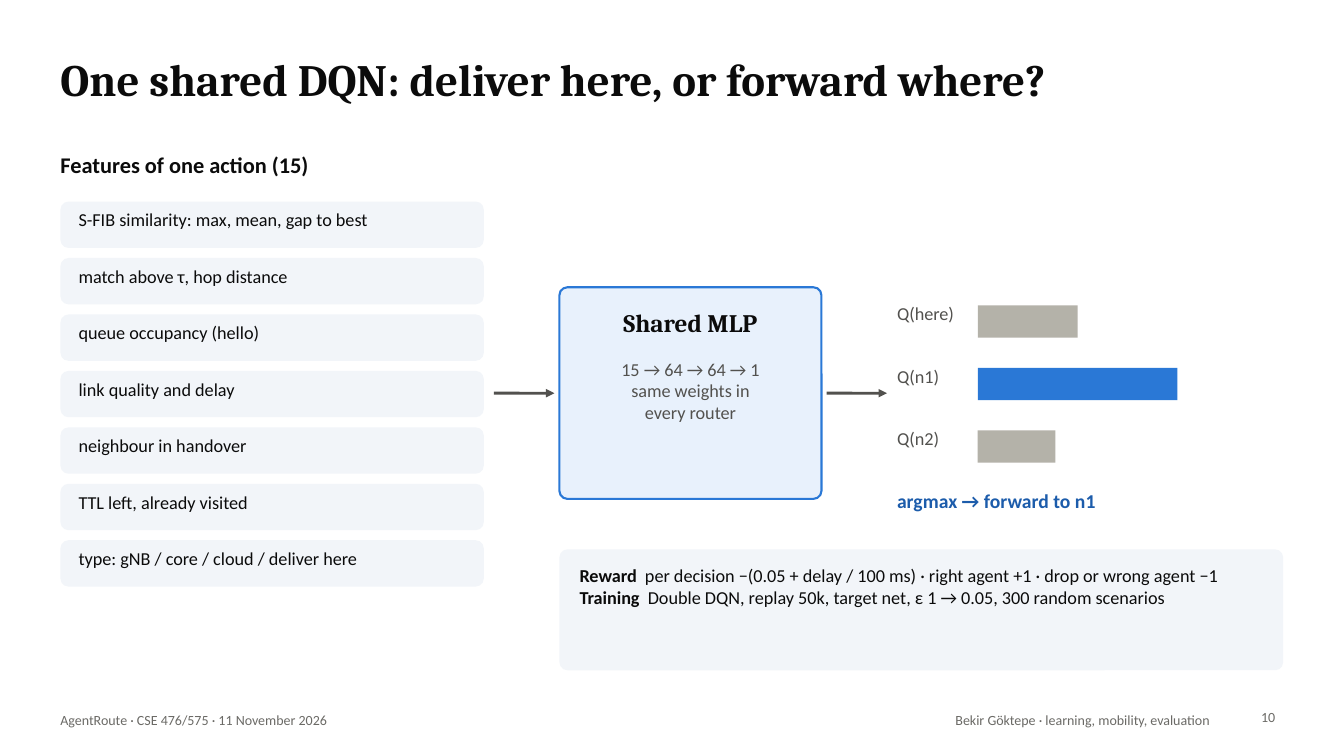
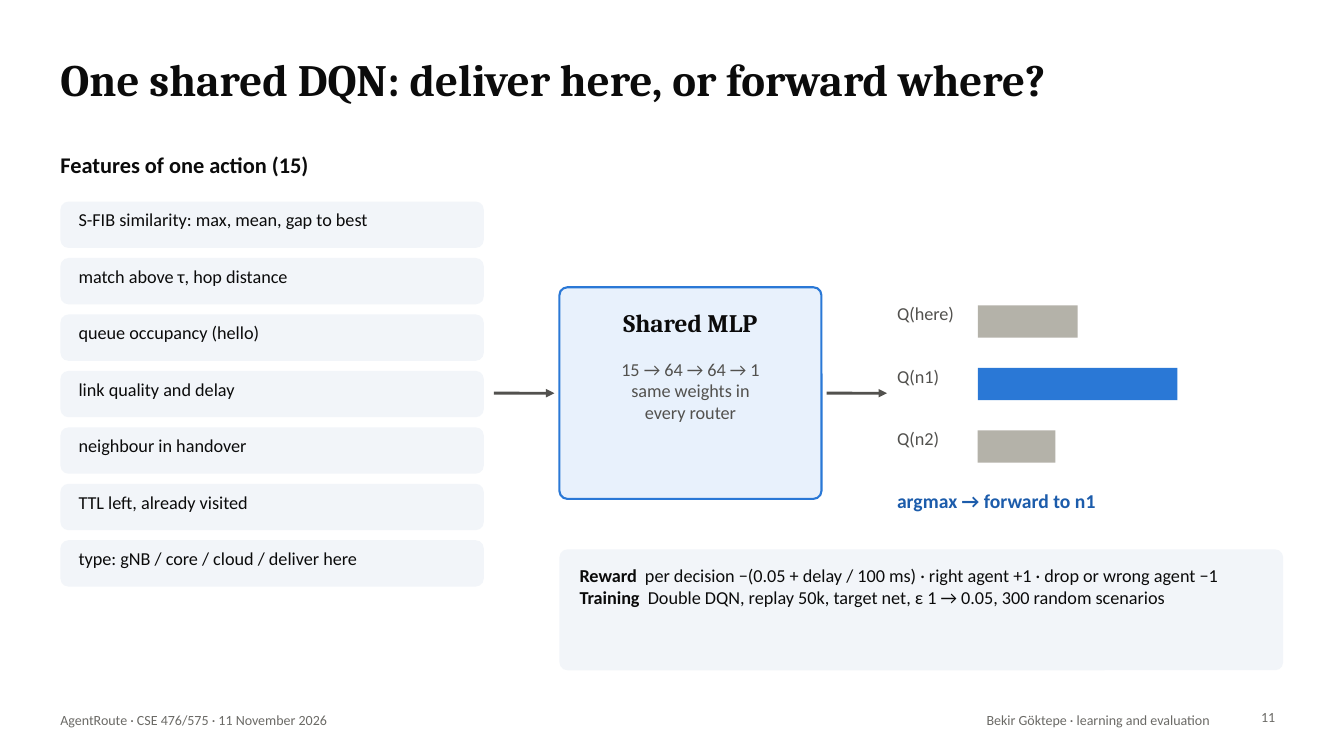
Before and after one commit to mrgedikli/AgentRoute, a slide deck: slide 11 of docs/slides/AgentRoute.pptx (slide 10 before the commit). Drawn at 1344x756 pixels with LibreOffice and Linux fonts; fonts in the diff are those of the drawing. Boxes give left, top, right and bottom in pixels: in the first picture for what was removed or moved away, otherwise in the second. Text is boxed around its words. In the diff, an @@ line names an element or a change of style, - is before the commit and + after.

```diff
--- a/docs/slides/AgentRoute.pptx
+++ b/docs/slides/AgentRoute.pptx
@@ text at (x1=987, y1=715, x2=1209, y2=728): text changed @@
-Bekir Göktepe · learning, mobility, evaluation
+Bekir Göktepe · learning and evaluation
@@ page number at (x1=1261, y1=713, x2=1275, y2=722): text changed @@
-10
+11
```
Also in this commit, not shown: 13 other slides changed, 2 other files.
